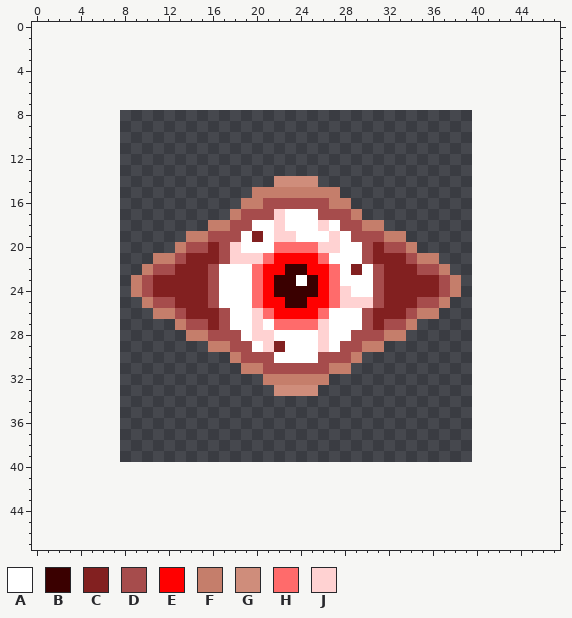
Edited in one commit: pixel-art file (wip-art/eye.aseprite). Above, as it was before the edit.
32x32 pixels, 1 frame. The old version is drawn lined up with the new one, on the new canvas.
Palette (. is transparent): A #ffffff  B #3a0000  C #822020  D #a64c4c  E #ff0000  F #c57e6b  G #cf8d7b  H #ff6b6b  J #ffd2d2
Pixels before, first column x 9:
14 .............GGGG.............
15 ...........FFFFFFFF...........
16 ..........FFDDDDDDFF..........
17 .........FDDDJAAADDDF.........
18 .......FFDDAAJAAAJADDFF.......
19 .....FFDDDACAJJAAAJADDDFF.....
20 ....FDDCDJAAAHHHHJJAADCDDF....
21 ..FFDCCCDJJJHEEEEHAAADCCCDFF..
22 .FDDCCCDAAAHEEBBEEHACADCCCDDF.
23 FDCCCCCDAAAHEBBABEHAAADCCCCCDF
24 FDCCCCCDAAAHEBBBBEHJAADCCCCCDF
25 .FDDCCCDAAAHEEBBEEHJJJDCCCDDF.
26 ..FFDCCCDAAJHEEEEHAAADCCCDFF..
27 ....FDDCDAAJAHHHHJAAADCDDF....
28 .....FFDDDAJJAAAAJAADDDFF.....
29 .......FFDDAJCAAAJADDFF.......
30 .........FDDDAAAADDDF.........
31 ..........FFDDDDDDFF..........
32 ............FFFFFF............
33 .............GGGG.............
Once edited:
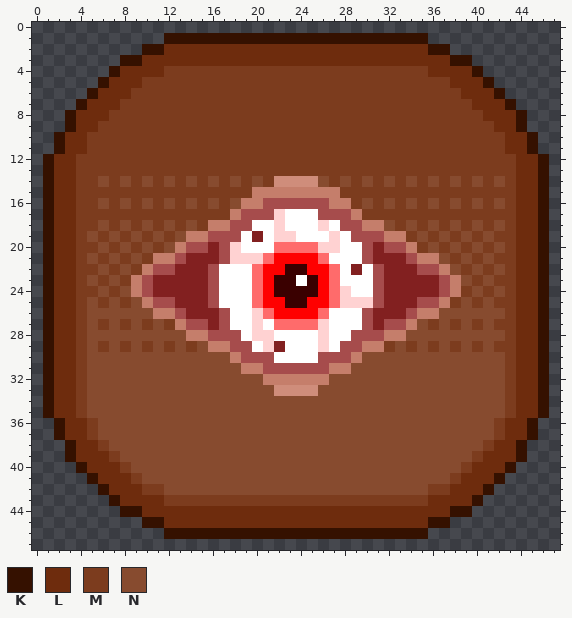
Colours new in this view: K #351100  L #6e2c0d  M #7c3c1e  N #874b2f
Message: added some anims for book and eye enemies
Edits made:
canvas 32x32 -> 48x48, the old top-left corner now at 8,8
Changed rows in their new state; - is an unchanged pixel.
first column x 1:
 1 -----------KKKKKKKKKKKKKKKKKKKKKKKK-----------
 2 ---------KKLLLLLLLLLLLLLLLLLLLLLLLLKK---------
 3 -------KKLLLLLLLLLLLLLLLLLLLLLLLLLLLLKK-------
 4 ------KLLLLMMMMMMMMMMMMMMMMMMMMMMMMLLLLK------
 5 -----KLLLMMMMMMMMMMMMMMMMMMMMMMMMMMMMLLLK-----
 6 ----KLLLMMMMMMMMMMMMMMMMMMMMMMMMMMMMMMLLLK----
 7 ---KLLLMMMMMMMMMMMMMMMMMMMMMMMMMMMMMMMMLLLK---
 8 --KLLLMMMMMMMMMMMMMMMMMMMMMMMMMMMMMMMMMMLLLK--
 9 --KLLMMMMMMMMMMMMMMMMMMMMMMMMMMMMMMMMMMMMLLK--
10 -KLLMMMMMMMMMMMMMMMMMMMMMMMMMMMMMMMMMMMMMMLLK-
11 -KLLMMMMMMMMMMMMMMMMMMMMMMMMMMMMMMMMMMMMMMLLK-
12 KLLMMMMMMMMMMMMMMMMMMMMMMMMMMMMMMMMMMMMMMMMLLK
13 KLLMMMMMMMMMMMMMMMMMMMMMMMMMMMMMMMMMMMMMMMMLLK
14 KLLMMNMNMNMNMNMNMNMNM----NMNMNMNMNMNMNMNMNMLLK
15 KLLMMMMMMMMMMMMMMMM--------MMMMMMMMMMMMMMMMLLK
16 KLLMMNMNMNMNMNMNMN----------MNMNMNMNMNMNMNMLLK
17 KLLMMMMMMMMMMMMMM------------MMMMMMMMMMMMMMLLK
18 KLLMMNMNMNMNMNM----------------NMNMNMNMNMNMLLK
19 KLLMNMNMNMNMN--------------------MNMNMNMNMMLLK
20 KLLMMNMNMNMN----------------------MNMNMNMNMLLK
21 KLLMNMNMNM--------------------------NMNMNMMLLK
22 KLLMMNMNM----------------------------NMNMNMLLK
23 KLLMNMNM------------------------------NMNMMLLK
24 KLLMMNMN------------------------------MNMNMLLK
25 KLLMNMNMN----------------------------MNMNMMLLK
26 KLLMNNNNNN--------------------------NNNNNNMLLK
27 KLLMNMNMNMNM----------------------NMNMNMNMMLLK
28 KLLMNNNNNNNNN--------------------NNNNNNNNNMLLK
29 KLLMNMNMNMNMNMN----------------MNMNMNMNMNMMLLK
30 KLLMNNNNNNNNNNNNN------------NNNNNNNNNNNNNMLLK
31 KLLMNNNNNNNNNNNNNN----------NNNNNNNNNNNNNNMLLK
32 KLLMNNNNNNNNNNNNNNNN------NNNNNNNNNNNNNNNNMLLK
33 KLLMNNNNNNNNNNNNNNNNN----NNNNNNNNNNNNNNNNNMLLK
34 KLLMNNNNNNNNNNNNNNNNNNNNNNNNNNNNNNNNNNNNNNMLLK
35 KLLMNNNNNNNNNNNNNNNNNNNNNNNNNNNNNNNNNNNNNNMLLK
36 -KLLMNNNNNNNNNNNNNNNNNNNNNNNNNNNNNNNNNNNNMLLK-
37 -KLLMNNNNNNNNNNNNNNNNNNNNNNNNNNNNNNNNNNNNMLLK-
38 --KLLMNNNNNNNNNNNNNNNNNNNNNNNNNNNNNNNNNNMLLK--
39 --KLLLMNNNNNNNNNNNNNNNNNNNNNNNNNNNNNNNNMLLLK--
40 ---KLLLMNNNNNNNNNNNNNNNNNNNNNNNNNNNNNNMLLLK---
41 ----KLLLMNNNNNNNNNNNNNNNNNNNNNNNNNNNNMLLLK----
42 -----KLLLMMNNNNNNNNNNNNNNNNNNNNNNNNMMLLLK-----
43 ------KLLLLMMMMMMMMMMMMMMMMMMMMMMMMLLLLK------
44 -------KKLLLLLLLLLLLLLLLLLLLLLLLLLLLLKK-------
45 ---------KKLLLLLLLLLLLLLLLLLLLLLLLLKK---------
46 -----------KKKKKKKKKKKKKKKKKKKKKKKK-----------
Where, in picture pixels (left, top, right, bottom), the same in both pictures:
added: (43, 33, 549, 539)
